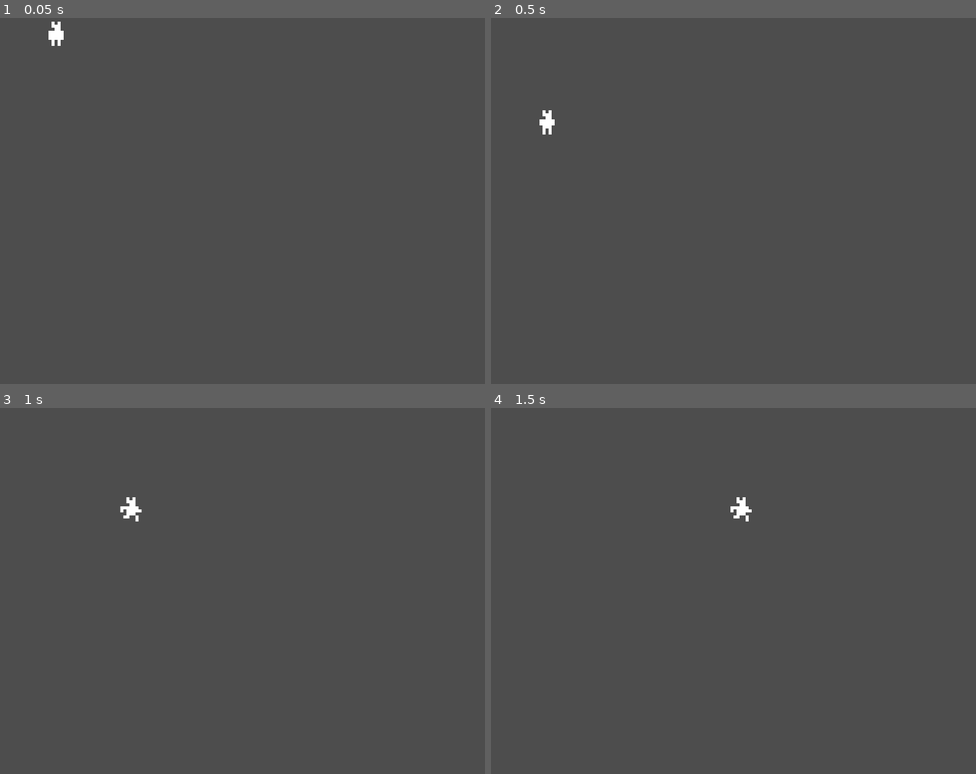
Above: before the commit, frames 1-4 (two rows, left to right).
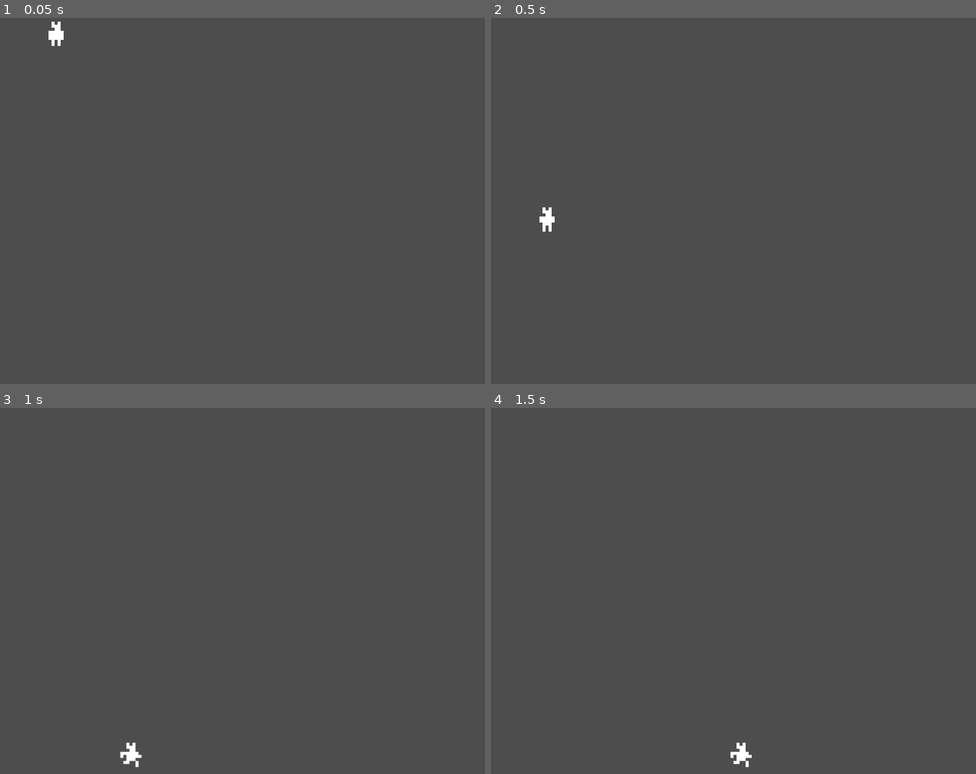
Above: after the commit, the same moments.

Repository: the-alex-g/goblin_guns
Game: Godot game, scene res://main/main.tscn
Same seed, same stepped clock (60 frames per second), same inputs: the game is played once before the commit and once after it.
Inputs (mouse positions are in pixels of both pictures, inside the frame that each line leads up to):
- Up to frame 1 (0.05 s): no input
- Up to frame 2 (0.5 s): no input
- Up to frame 3 (1 s): move the mouse to (349, 616) at 0.52 s; hold D (right) from 0.53 s (still down)
- Up to frame 4 (1.5 s): keep holding D (right); move the mouse to (636, 664) at 1.27 s

Frame 1 is identical in both runs. In frame 2, 0.2% of the frame differs, in the area x 10-14%, y 25-59%; in frame 3, 0.3%, in the area x 24-30%, y 24-99%; in frame 4, 0.3%.

Commit message:
Add bouncing bullets

Diff:
--- /dev/null
+++ b/project/bullet/bullet.gd
@@ -0,0 +1,42 @@
+class_name Bullet
+extends Node2D
+
+const GRAVITY := 4.0
+
+@export var cast_distance := 2.0
+@export var damping := 0.9
+
+var _damage := 2
+@export var velocity := Vector2.ZERO
+
+@onready var _vertical_raycast := $VertCast
+@onready var _horizontal_raycast := $HorzCast
+
+
+func _physics_process(delta: float) -> void:
+	velocity.y += GRAVITY
+	position += velocity * delta
+
+	_vertical_raycast.target_position = Vector2.DOWN * signf(velocity.y) * cast_distance
+	_horizontal_raycast.target_position = Vector2.RIGHT * signf(velocity.x) * cast_distance
+	_vertical_raycast.force_raycast_update()
+	_horizontal_raycast.force_raycast_update()
+
+	if _vertical_raycast.is_colliding():
+		velocity.y *= -1
+		_bounce()
+	elif _horizontal_raycast.is_colliding():
+		velocity.x *= -1
+		_bounce()
+
+
+func _bounce() -> void:
+	velocity *= damping
+	_damage -= 1
+	if _damage <= 0:
+		queue_free()
+
+
+func _on_body_entered(body: Node2D) -> void:
+	if body.has_method("hit"):
+		body.hit(_damage)
--- /dev/null
+++ b/project/bullet/bullet.tscn
@@ -0,0 +1,26 @@
+[gd_scene format=3 uid="uid://lb3otqt5q07p"]
+
+[ext_resource type="Script" uid="uid://dghqt2ycs3amf" path="res://bullet/bullet.gd" id="1_k2aps"]
+
+[sub_resource type="RectangleShape2D" id="RectangleShape2D_saui7"]
+size = Vector2(2, 2)
+
+[node name="Bullet" type="Node2D" unique_id=957996210]
+script = ExtResource("1_k2aps")
+
+[node name="HitArea" type="Area2D" parent="." unique_id=1681541033]
+collision_layer = 4
+collision_mask = 2
+
+[node name="CollisionShape2D" type="CollisionShape2D" parent="HitArea" unique_id=1056696724]
+shape = SubResource("RectangleShape2D_saui7")
+
+[node name="VertCast" type="RayCast2D" parent="." unique_id=1309263917]
+target_position = Vector2(0, 2)
+hit_from_inside = true
+
+[node name="HorzCast" type="RayCast2D" parent="." unique_id=2073272685]
+target_position = Vector2(2, 0)
+hit_from_inside = true
+
+[connection signal="body_entered" from="HitArea" to="HitArea" method="_on_body_entered"]
--- a/project/main/main.tscn
+++ b/project/main/main.tscn
@@ -10,7 +10,7 @@
 [node name="StaticBody2D" type="StaticBody2D" parent="." unique_id=1304577163]
 
 [node name="CollisionShape2D" type="CollisionShape2D" parent="StaticBody2D" unique_id=1704487741]
-position = Vector2(63, 52)
+position = Vector2(78, 133)
 shape = SubResource("RectangleShape2D_saui7")
 
 [node name="Player" parent="." unique_id=1037376385 instance=ExtResource("1_53q0u")]
--- a/project/player/player.gd
+++ b/project/player/player.gd
@@ -6,6 +6,7 @@
 @export var speed := 80
 @export var slide := Vector2(0.3, 0.1)
 @export var jump_strength := 150
+@export var bullet_speed := 320.0
 @export var disabled = false
 @export var index := 0
 
@@ -40,8 +41,10 @@
 
 	velocity.x = lerp(velocity.x, movement, slide.y)
 
-	if Input.is_action_just_pressed("jump_" + str(index)) and is_on_floor():
+	if Input.is_action_just_pressed("jump_%d" % index) and is_on_floor():
 		velocity.y -= jump_strength
+	if Input.is_action_just_pressed("fire_%d" % index):
+		_fire_bullet()
 
 
 func _process_animation()->void:
@@ -54,3 +57,17 @@
 		_sprite.play("run")
 	else:
 		_sprite.play("idle")
+
+
+func _get_fire_angle() -> float:
+	return roundf(get_angle_to(get_global_mouse_position()) * 8 / TAU) * TAU / 8
+
+
+func _fire_bullet() -> void:
+	var angle := _get_fire_angle()
+	var bullet_velocity := Vector2.from_angle(angle) * bullet_speed
+	print(bullet_velocity)
+	var bullet : Bullet = preload("res://bullet/bullet.tscn").instantiate()
+	bullet.velocity = bullet_velocity
+	get_tree().root.add_child(bullet)
+	bullet.global_position = global_position + Vector2.from_angle(angle) * 4 + Vector2.UP * 4
--- a/project/player/player.tscn
+++ b/project/player/player.tscn
@@ -4,7 +4,7 @@
 [ext_resource type="Texture2D" uid="uid://d1u3utenlng3j" path="res://player/player.png" id="2_rkbax"]
 
 [sub_resource type="RectangleShape2D" id="RectangleShape2D_saui7"]
-size = Vector2(5, 8)
+size = Vector2(4, 8)
 
 [sub_resource type="AtlasTexture" id="AtlasTexture_g1dw6"]
 atlas = ExtResource("2_rkbax")
@@ -48,10 +48,11 @@
 }]
 
 [node name="Player" type="CharacterBody2D" unique_id=1037376385]
+collision_layer = 2
 script = ExtResource("1_oul6g")
 
 [node name="CollisionShape2D" type="CollisionShape2D" parent="." unique_id=1702218849]
-position = Vector2(-0.5, -4)
+position = Vector2(0, -4)
 shape = SubResource("RectangleShape2D_saui7")
 
 [node name="AnimatedSprite2D" type="AnimatedSprite2D" parent="." unique_id=1557501996]
@@ -59,4 +60,4 @@
 position = Vector2(0, -8)
 sprite_frames = SubResource("SpriteFrames_oul6g")
 animation = &"idle"
-frame_progress = 0.8296108
+frame_progress = 0.45162952
--- a/project/project.godot
+++ b/project/project.godot
@@ -52,12 +52,17 @@
 , Object(InputEventJoypadButton,"resource_local_to_scene":false,"resource_name":"","device":-1,"button_index":0,"pressure":0.0,"pressed":false,"script":null)
 ]
 }
+fire_0={
+"deadzone": 0.2,
+"events": [Object(InputEventMouseButton,"resource_local_to_scene":false,"resource_name":"","device":-1,"window_id":0,"alt_pressed":false,"shift_pressed":false,"ctrl_pressed":false,"meta_pressed":false,"button_mask":1,"position":Vector2(377, 22),"global_position":Vector2(386, 70),"factor":1.0,"button_index":1,"canceled":false,"pressed":true,"double_click":false,"script":null)
+]
+}
 
 [layer_names]
 
 2d_physics/layer_1="floors"
 2d_physics/layer_2="player"
-2d_physics/layer_3="enemies"
+2d_physics/layer_3="weapons"
 
 [rendering]
 
Not shown, added: project/bullet/bullet.gd.uid
